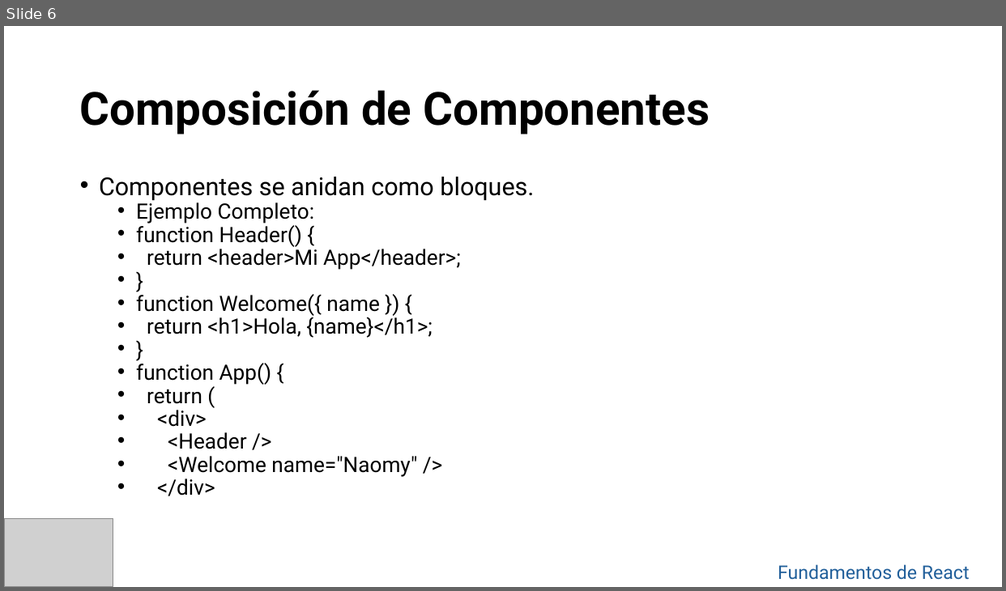
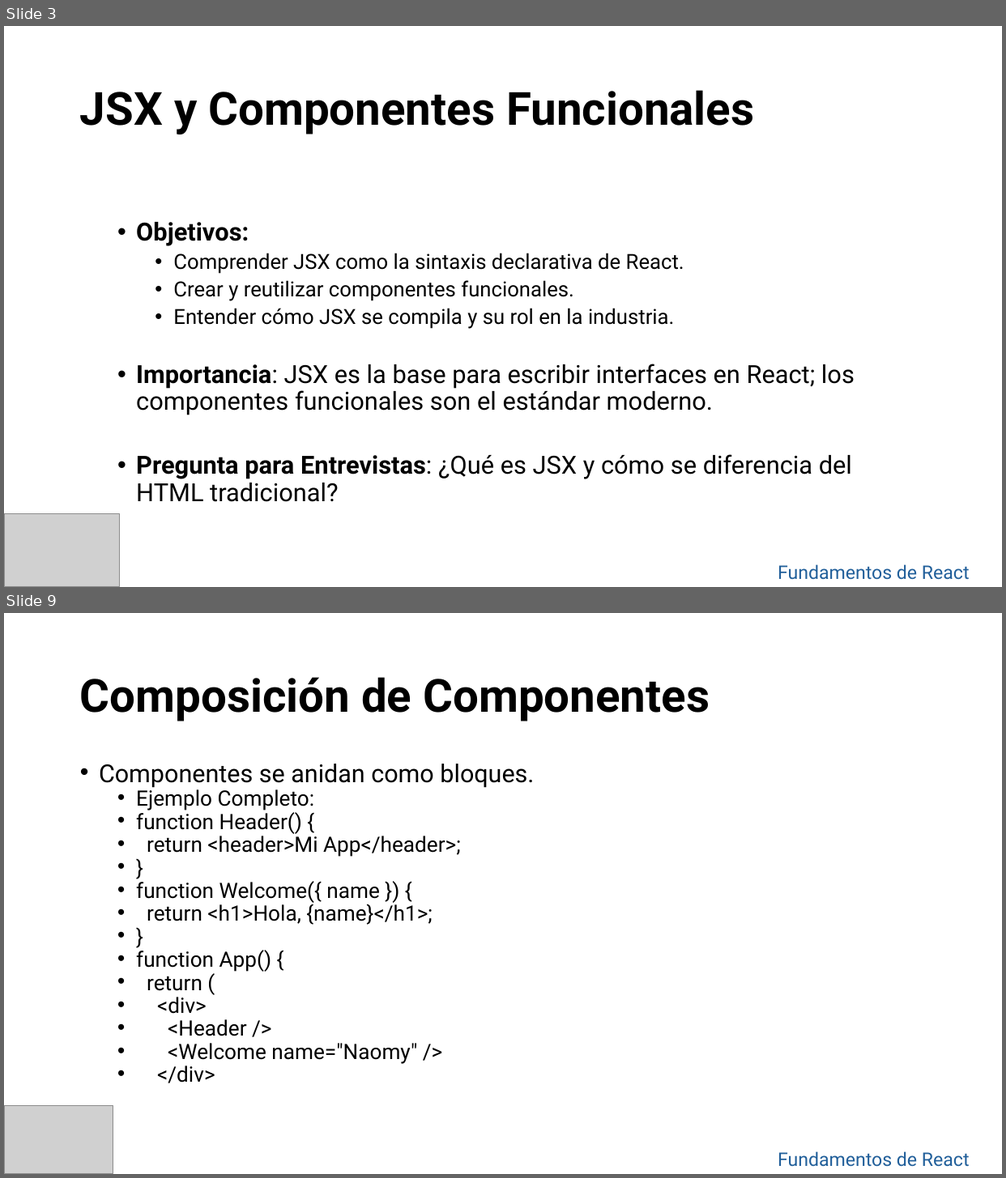
Before and after one commit to jompy31/Curso_react_2025, a slide deck: Clase 2.pptx. Shown one above the other, each under a label of ours: slide 6 before the commit, slides 3 and 9 after it; the slides between them are not shown. The pictures are 1006x591 and 1006x1178 pixels, drawn with LibreOffice and Linux fonts; fonts in the diff are those of the drawing; grey boxes stand for pictures; background and template pictures are left out. Boxes give left, top, right and bottom in pixels: in the first picture for what was removed or moved away, otherwise in the second. Text is boxed around its words. In the diff, an @@ line names an element or a change of style, - is before the commit and + after.

```diff
--- a/Clase 2.pptx
+++ b/Clase 2.pptx
@@ slide 3 added at (4,26,1002,587), background picture (left out) @@
@@ title added at (80,90,754,135), 44 pt, text #000000, bold @@
+JSX y Componentes Funcionales
@@ text added at (136,222,854,502), 24 pt, text #000000 @@
+  • Objetivos:
+    • Comprender JSX como la sintaxis declarativa de React.
+    • Crear y reutilizar componentes funcionales.
+    • Entender cómo JSX se compila y su rol en la industria.
+  • Importancia: JSX es la base para escribir interfaces en React; los componentes funcionales son el estándar moderno.
+  • Pregunta para Entrevistas: ¿Qué es JSX y cómo se diferencia del HTML tradicional?
@@ picture added at (4,515,120,587) @@
@@ text added at (778,565,970,580), 18 pt, text #215F9A @@
+Fundamentos de React
@@ what was slide 6 is now slide 9 @@
```
Also in this commit, not shown: 4 slides changed, 8 other slides added, 28 other files.
